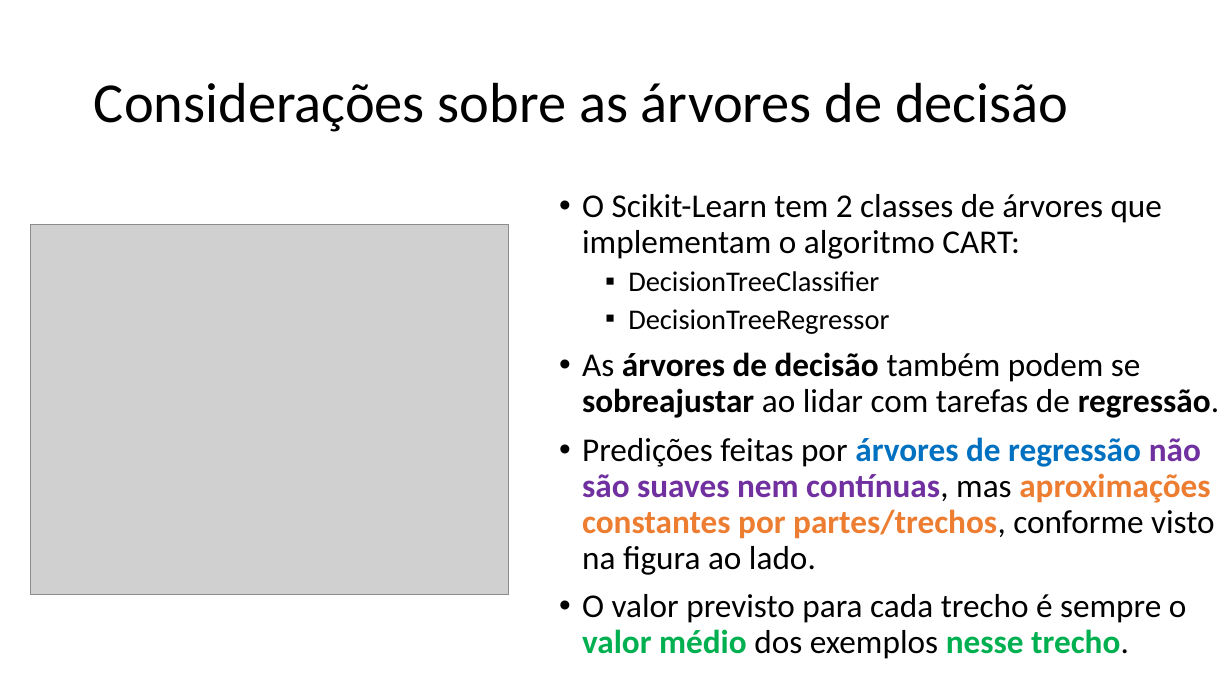
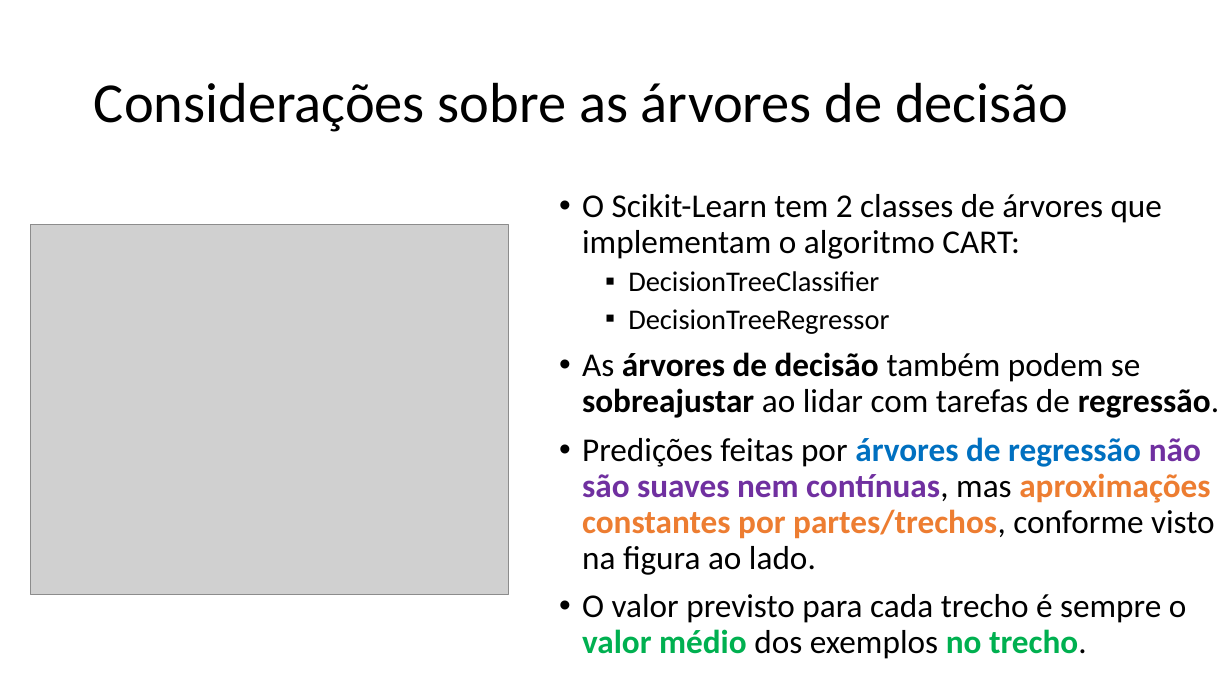
Before and after one commit to zz4fap/c24_inteligencia_artificial, a slide deck: slide 63 of slides/C24_Árvores_de_decisão.pptx. Drawn at 1232x693 pixels with LibreOffice and Linux fonts; fonts in the diff are those of the drawing; grey boxes stand for pictures. Boxes give left, top, right and bottom in pixels: in the first picture for what was removed or moved away, otherwise in the second. Text is boxed around its words. In the diff, an @@ line names an element or a change of style, - is before the commit and + after.

```diff
--- a/slides/C24_Árvores_de_decisão.pptx
+++ b/slides/C24_Árvores_de_decisão.pptx
@@ text at bbox=[582, 594, 1187, 659]: text changed @@
-• O valor previsto para cada trecho é sempre o valor médio dos exemplos nesse trecho.
+• O valor previsto para cada trecho é sempre o valor médio dos exemplos no trecho.
```
Also in this commit, not shown: 7 other slides changed, 1 other file.
